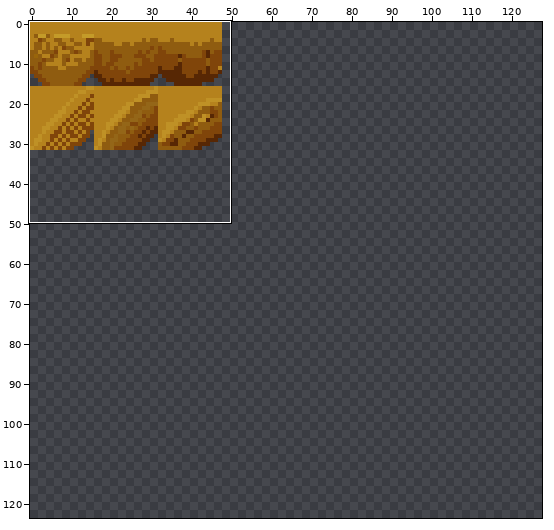
Pixel-art file: 0056_shoreline.aseprite. The picture above shows the old version from afar; the outline marks the close-up.
Close-up. Before the commit:
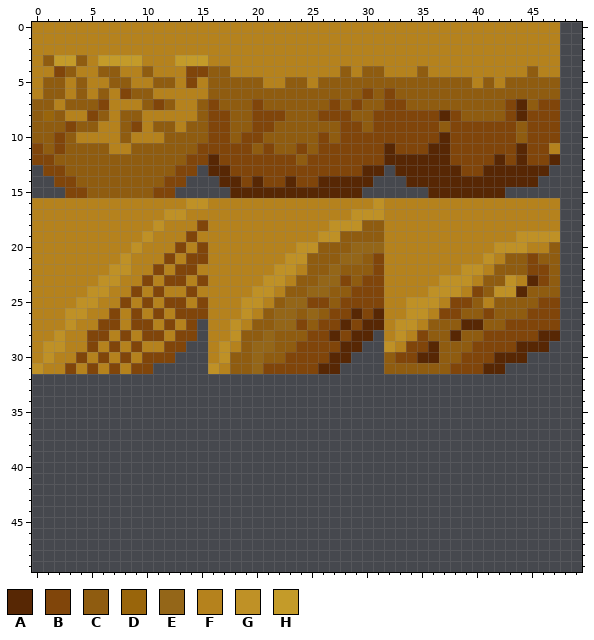
128x128 pixels, 1 frame. Colours within 5 levels of each other are drawn and written as one. Shown: x 0..49, y 0..49. The wide view leaves out empty margins. The commit also changed other parts of the picture, which this record leaves out.
Palette (. is transparent): A #572704  B #80450a  C #8f5c10  D #99650b  E #946618  F #b5821d  G #bf9126  H #c49b29
Pixels before (only the part around the change), first column x 0:
28 FFGFFBBFBFBBFBB.FFGCCECCCBBABAA.FGFBCCACCBBBBBAA..
29 FGGFFBFBFBFFBB..FGFCEECCBBBBAA..GFBBACCCBBBBAAA...
30 FGFFBFBFBFBBB...FGCCECCBBBBAA...CBBAACCBBBAAA.....
31 GFFBFBFBFBB.....GFCCEBBBBBAA....CCCCCCBBBAA.......
32 ..................................................
33 ..................................................
34 ..................................................
35 ..................................................
36 ..................................................
37 ..................................................
38 ..................................................
39 ..................................................
40 ..................................................
41 ..................................................
42 ..................................................
43 ..................................................
44 ..................................................
45 ..................................................
46 ..................................................
47 ..................................................
48 ..................................................
49 ..................................................
And afterwards:
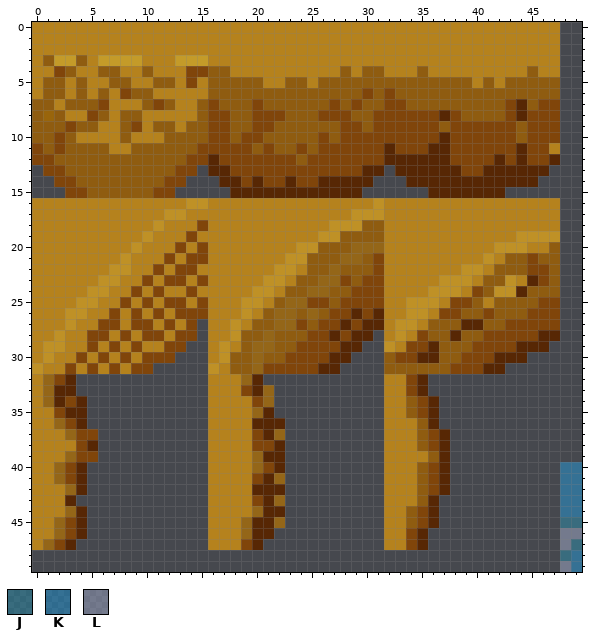
Colours new in this view: J #2d8fad81  K #259ad980  L #a1abcc80
The exact change:
layer "Layer 2" added
Changed rows in their new state; - is an unchanged pixel.
Layers "Layer 2", "Layer 1":
first column x 0:
32 FEBA------------FFFEA-----------FFBA--------------
33 FEAA------------FFFBAE----------FFBA--------------
34 FEABA-----------FFFFBE----------FFCBA-------------
35 FFBAA-----------FFFFEA----------FFCBA-------------
36 FFEBA-----------FFFFAAA---------FFFCA-------------
37 FFFEBB----------FFFFBAE---------FFFCBA------------
38 FFFFBA----------FFFFBBA---------FFFCBA------------
39 FFFEBB----------FFFFEAA---------FFFFCA------------
40 FFEBA-----------FFFFEBA---------FFFCBA----------KK
41 FFEBA-----------FFFFBAE---------FFFCBA----------KK
42 FFFEA-----------FFFFAAA---------FFFCBA----------KK
43 FFFA------------FFFFBAE---------FFFCA-----------KK
44 FFFEA-----------FFFFEAA---------FFCBA-----------KK
45 FFEBA-----------FFFEAAE---------FFCBA-----------JJ
46 FFEBA-----------FFFEAA----------FFBA------------LL
47 FEBA------------FFFBA-----------FFBA------------LJ
48 ------------------------------------------------JK
49 ------------------------------------------------LK
Pixel boxes of the changes (left, top, right, bottom) in both close-ups:
added: (32, 374, 98, 550)
added: (208, 374, 285, 550)
added: (384, 374, 450, 550)
added: (560, 462, 582, 572)
